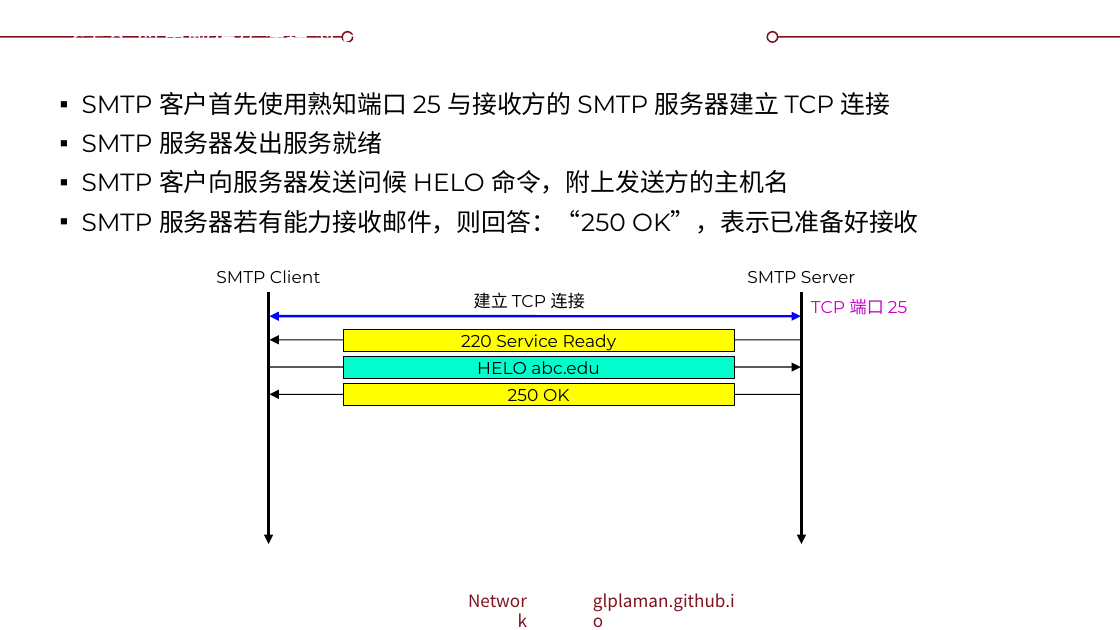
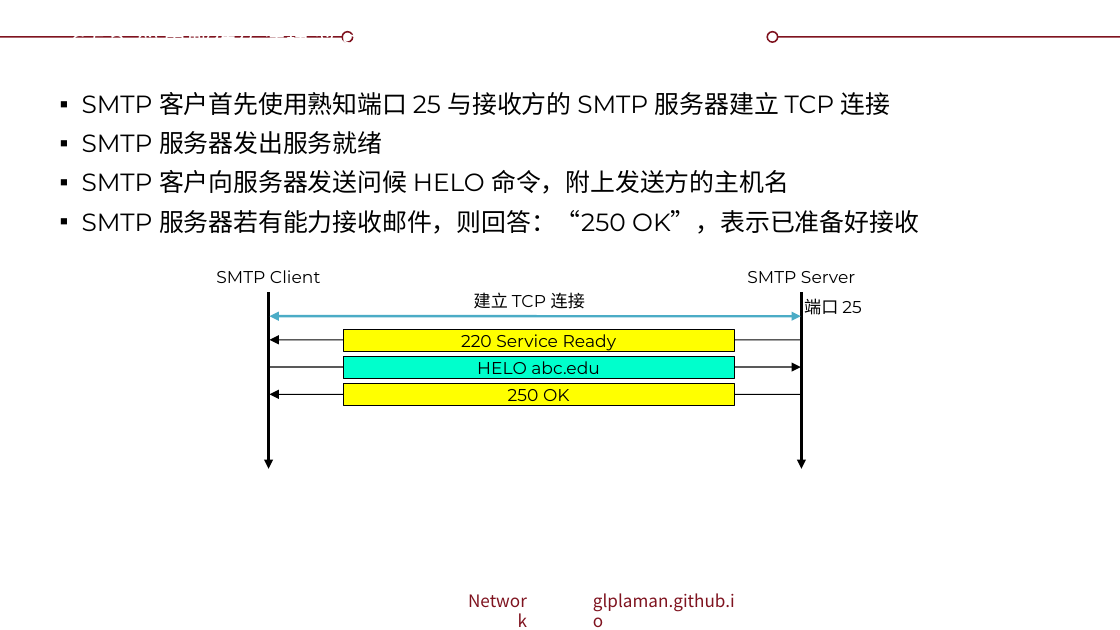
Before and after one commit to glplaman/glplaman.github.io, a slide deck: slide 134 of network/ppt/chap6.pptx (slide 133 before the commit). Drawn at 1120x630 pixels with LibreOffice and Linux fonts; fonts in the diff are those of the drawing; background and template pictures are left out. Boxes give left, top, right and bottom in pixels: in the first picture for what was removed or moved away, otherwise in the second. Text is boxed around its words. In the diff, an @@ line names an element or a change of style, - is before the commit and + after.

```diff
--- a/network/ppt/chap6.pptx
+++ b/network/ppt/chap6.pptx
@@ arrow moved from (269, 292) - (269, 544) to (269, 292) - (269, 469) @@
@@ arrow moved from (802, 292) - (802, 544) to (802, 292) - (802, 469) @@
@@ text at (804, 298, 861, 315): text changed; text colour #CC00CC to #000000 @@
-TCP 端口 25
+端口 25
@@ double arrow (270, 316) - (801, 316): stroke #0000FF 1.5 pt to #4BACC6 1.5 pt @@
```
Also in this commit, not shown: 5 other slides changed, 1 slide added, 12 other files.
